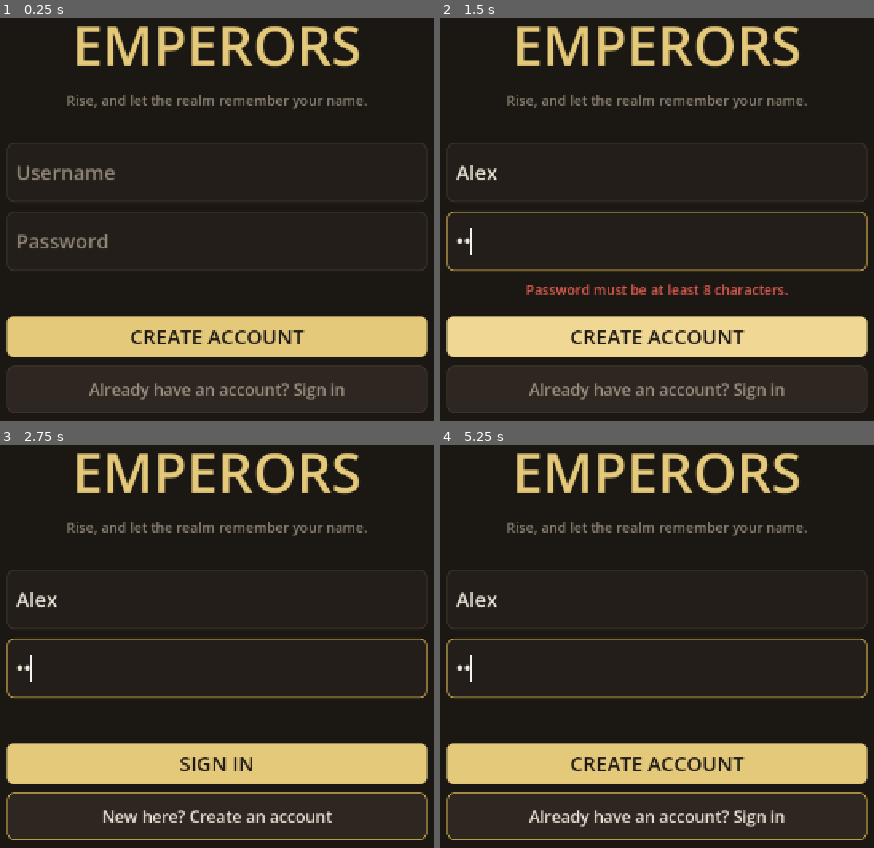
Above: before the commit, frames 1-4 (two rows, left to right).
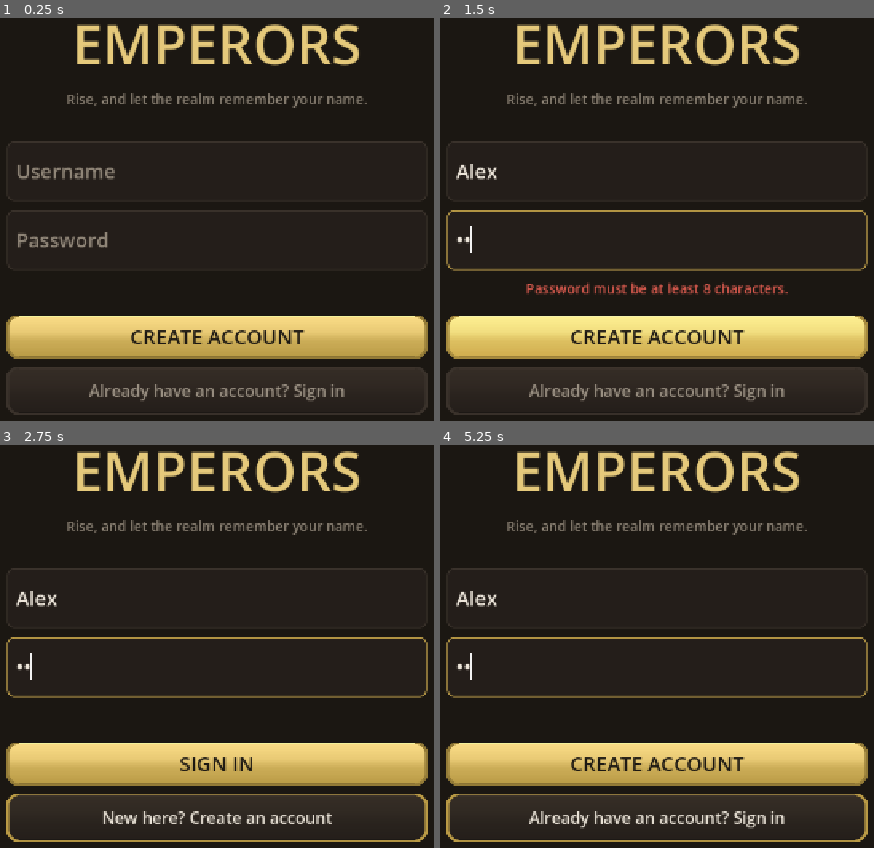
Above: after the commit, the same moments.

Repository: yigitkarabulut0/Emperors
Game: Godot game, scene res://scenes/auth/auth.tscn
Two runs of this game, one before a commit and one after it. Both use one fixed random seed, a clock stepped at 60 frames per second and the inputs below. This scene is started directly instead of the project's main scene.
Inputs (mouse positions are in pixels of both pictures, inside the frame that each line leads up to):
- Up to frame 1 (0.25 s): no input
- Up to frame 2 (1.5 s): click (657, 171) at 0.52 s; type "Alex" at 0.6 s; click (657, 239) at 0.75 s; type "12" at 0.83 s; click "CREATE ACCOUNT" at 1.25 s
- Up to frame 3 (2.75 s): click "Already have an account? Sign…" at 2 s
- Up to frame 4 (5.25 s): click "New here? Create an account" at 2.75 s; click "CREATE ACCOUNT" at 3.5 s; click "Already have an account? Sign…" at 4.25 s; click "New here? Create an account" at 5 s

The runs differ from the first frame. In frame 1, 10% of the frame differs, in the area x 1-99%, y 1-99%; in frame 2, 12%; in frame 3, 11%; in frame 4, 11%.

Commit message:
Lists follow your finger, and the UI is made of surfaces instead of outlines
The scrolling report was exact and the cause is worse than it looked. Godot's
ScrollContainer touch scrolling is gated behind
DisplayServer.is_touchscreen_available(), and the drag events it needs are
consumed by whatever is under the finger -- which in this game is always a
Button, because every list is a list of buttons. So the list only moved by
dragging the hairline scrollbar, which is not a gesture anyone uses.

The reason it survived: is_touchscreen_available() is FALSE on a Mac, so the
engine's implementation cannot be exercised here at all. I confirmed that by
instrumenting the container -- it receives every ScreenTouch and ScreenDrag
and ignores all of them. It was untestable from the machine it was written
on, which is exactly the class of bug that reaches a phone.

DragScroll now does it directly from _input(), which runs before the GUI and
therefore sees the drag whether or not a Button would have eaten it. One code
path for mouse and touch, so it can be tested with mouse events on a desktop:
the test drags a column of forty buttons and asserts the list moves, that the
drag does NOT press the row it started on, and that a plain tap still does.
It fails with the installer removed. Nine lists are wired up.

The other half: everything was a flat rectangle with a flat outline, because
StyleBoxFlat can only draw a flat colour. That reads as a wireframe, not as a
made object -- nothing suggested a button was a thing you press.

scripts/gen-ui-skin.py generates nine-slice surfaces with a vertical
gradient, a lit top edge and a shaded foot, from the palette, so the theme
stays one source of truth. Buttons, ghost buttons, danger buttons, cards and
rows all draw through them now, with a real pressed state.

Item tiers moved from an outline around the whole card to a stripe down its
leading edge. Seven differently outlined cards in a list look like a box of
highlighters; a stripe reads at a glance and leaves the card a consistent
surface. The tier name is still spelled out two lines below, so the "never
tier by colour alone" rule still holds.

Found while looking: a card you cannot afford is `disabled`, and neither
ItemCard nor EstateRow ever overrode the disabled stylebox -- so those fell
back to the engine default, which on this theme is nearly invisible. Half the
shop looked like it had no cards in it. Both have a sunken surface now.

Co-Authored-By: Claude Opus 5 (1M context) <noreply@anthropic.com>
Claude-Session: https://claude.ai/code/session_01HLR94mDLKAqcHBzz8u4yxV

Diff:
--- a/client/scenes/shell/item_chooser.gd
+++ b/client/scenes/shell/item_chooser.gd
@@ -57,6 +57,12 @@
 	var scroll := ScrollContainer.new()
 	scroll.size_flags_vertical = Control.SIZE_EXPAND_FILL
 	scroll.horizontal_scroll_mode = ScrollContainer.SCROLL_MODE_DISABLED
+
+	# Lists follow your finger. Godot's own touch scrolling is gated behind
+
+	# is_touchscreen_available() and is eaten by the buttons the list is made of.
+
+	DragScroll.install(scroll)
 	col.add_child(scroll)
 
 	_list = VBoxContainer.new()
--- a/client/scenes/tabs/attack.gd
+++ b/client/scenes/tabs/attack.gd
@@ -22,6 +22,12 @@
 	var scroll := ScrollContainer.new()
 	scroll.size_flags_vertical = Control.SIZE_EXPAND_FILL
 	scroll.horizontal_scroll_mode = ScrollContainer.SCROLL_MODE_DISABLED
+
+	# Lists follow your finger. Godot's own touch scrolling is gated behind
+
+	# is_touchscreen_available() and is eaten by the buttons the list is made of.
+
+	DragScroll.install(scroll)
 	add_child(scroll)
 
 	_list = VBoxContainer.new()
--- a/client/scenes/tabs/barracks.gd
+++ b/client/scenes/tabs/barracks.gd
@@ -37,6 +37,12 @@
 	var scroll := ScrollContainer.new()
 	scroll.size_flags_vertical = Control.SIZE_EXPAND_FILL
 	scroll.horizontal_scroll_mode = ScrollContainer.SCROLL_MODE_DISABLED
+
+	# Lists follow your finger. Godot's own touch scrolling is gated behind
+
+	# is_touchscreen_available() and is eaten by the buttons the list is made of.
+
+	DragScroll.install(scroll)
 	add_child(scroll)
 
 	_list = VBoxContainer.new()
--- a/client/scenes/tabs/collect.gd
+++ b/client/scenes/tabs/collect.gd
@@ -20,6 +20,12 @@
 	var scroll := ScrollContainer.new()
 	scroll.size_flags_vertical = Control.SIZE_EXPAND_FILL
 	scroll.horizontal_scroll_mode = ScrollContainer.SCROLL_MODE_DISABLED
+
+	# Lists follow your finger. Godot's own touch scrolling is gated behind
+
+	# is_touchscreen_available() and is eaten by the buttons the list is made of.
+
+	DragScroll.install(scroll)
 	add_child(scroll)
 
 	_list = VBoxContainer.new()
--- a/client/scenes/tabs/inventory.gd
+++ b/client/scenes/tabs/inventory.gd
@@ -18,6 +18,12 @@
 	var scroll := ScrollContainer.new()
 	scroll.size_flags_vertical = Control.SIZE_EXPAND_FILL
 	scroll.horizontal_scroll_mode = ScrollContainer.SCROLL_MODE_DISABLED
+
+	# Lists follow your finger. Godot's own touch scrolling is gated behind
+
+	# is_touchscreen_available() and is eaten by the buttons the list is made of.
+
+	DragScroll.install(scroll)
 	add_child(scroll)
 
 	_list = VBoxContainer.new()
--- a/client/scenes/tabs/keep.gd
+++ b/client/scenes/tabs/keep.gd
@@ -27,6 +27,9 @@
 	var scroll_all := ScrollContainer.new()
 	scroll_all.size_flags_vertical = Control.SIZE_EXPAND_FILL
 	scroll_all.horizontal_scroll_mode = ScrollContainer.SCROLL_MODE_DISABLED
+	# Lists follow your finger. Godot's own touch scrolling is gated behind
+	# is_touchscreen_available() and is eaten by the buttons the list is made of.
+	DragScroll.install(scroll_all)
 	add_child(scroll_all)
 	var stack := VBoxContainer.new()
 	stack.size_flags_horizontal = Control.SIZE_EXPAND_FILL
--- a/client/scenes/tabs/kingdom.gd
+++ b/client/scenes/tabs/kingdom.gd
@@ -36,6 +36,12 @@
 	var scroll := ScrollContainer.new()
 	scroll.size_flags_vertical = Control.SIZE_EXPAND_FILL
 	scroll.horizontal_scroll_mode = ScrollContainer.SCROLL_MODE_DISABLED
+
+	# Lists follow your finger. Godot's own touch scrolling is gated behind
+
+	# is_touchscreen_available() and is eaten by the buttons the list is made of.
+
+	DragScroll.install(scroll)
 	add_child(scroll)
 	_list = VBoxContainer.new()
 	_list.size_flags_horizontal = Control.SIZE_EXPAND_FILL
--- a/client/scenes/tabs/shop.gd
+++ b/client/scenes/tabs/shop.gd
@@ -53,6 +53,12 @@
 	var scroll := ScrollContainer.new()
 	scroll.size_flags_vertical = Control.SIZE_EXPAND_FILL
 	scroll.horizontal_scroll_mode = ScrollContainer.SCROLL_MODE_DISABLED
+
+	# Lists follow your finger. Godot's own touch scrolling is gated behind
+
+	# is_touchscreen_available() and is eaten by the buttons the list is made of.
+
+	DragScroll.install(scroll)
 	add_child(scroll)
 
 	_list = VBoxContainer.new()
--- a/client/scenes/tabs/territory.gd
+++ b/client/scenes/tabs/territory.gd
@@ -61,6 +61,12 @@
 	var scroll := ScrollContainer.new()
 	scroll.size_flags_vertical = Control.SIZE_EXPAND_FILL
 	scroll.horizontal_scroll_mode = ScrollContainer.SCROLL_MODE_DISABLED
+
+	# Lists follow your finger. Godot's own touch scrolling is gated behind
+
+	# is_touchscreen_available() and is eaten by the buttons the list is made of.
+
+	DragScroll.install(scroll)
 	add_child(scroll)
 	_list = VBoxContainer.new()
 	_list.size_flags_horizontal = Control.SIZE_EXPAND_FILL
--- /dev/null
+++ b/client/scripts/ui/drag_scroll.gd
@@ -0,0 +1,135 @@
+class_name DragScroll
+extends Node
+## Makes a ScrollContainer follow your finger, on every platform.
+##
+## Godot's own touch scrolling is gated behind
+## DisplayServer.is_touchscreen_available(), and the events it needs are consumed
+## by whatever is under the finger -- which in this game is always a Button,
+## because every list is a list of buttons. The result on a phone was a list that
+## only moved by dragging the hairline scrollbar at the right edge, which is not a
+## gesture anybody uses.
+##
+## So this does it directly, from _input(), which runs before the GUI and
+## therefore sees the drag whether or not a Button would have eaten it. The same
+## code path serves mouse and touch, which also means it can be tested on a
+## desktop rather than only discovered on a device.
+##
+## Attach with DragScroll.install(scroll_container).
+
+## How far the finger must travel before this is a scroll and not a tap. Below
+## it, taps must keep working exactly as they did.
+const THRESHOLD := 10.0
+
+## Flick inertia. Decays fast enough to feel controlled rather than slippery.
+const FRICTION := 6.0
+const MIN_VELOCITY := 8.0
+
+var _scroll: ScrollContainer
+var _pressed := false
+var _dragging := false
+var _start := Vector2.ZERO
+var _last := Vector2.ZERO
+var _velocity := 0.0
+
+
+static func install(scroll: ScrollContainer) -> DragScroll:
+	var d := DragScroll.new()
+	d._scroll = scroll
+	scroll.add_child(d)
+	return d
+
+
+func _ready() -> void:
+	set_process(true)
+
+
+func _position_of(event: InputEvent) -> Variant:
+	if event is InputEventScreenTouch:
+		return (event as InputEventScreenTouch).position
+	if event is InputEventScreenDrag:
+		return (event as InputEventScreenDrag).position
+	if event is InputEventMouseButton:
+		return (event as InputEventMouseButton).position
+	if event is InputEventMouseMotion:
+		return (event as InputEventMouseMotion).position
+	return null
+
+
+func _input(event: InputEvent) -> void:
+	if _scroll == null or not is_instance_valid(_scroll) or not _scroll.is_visible_in_tree():
+		return
+
+	var pos_v: Variant = _position_of(event)
+	if pos_v == null:
+		return
+	var pos: Vector2 = pos_v
+
+	# --- press ---------------------------------------------------------------
+	var press := false
+	var release := false
+	if event is InputEventScreenTouch:
+		press = (event as InputEventScreenTouch).pressed
+		release = not press
+	elif event is InputEventMouseButton:
+		var mb := event as InputEventMouseButton
+		if mb.button_index != MOUSE_BUTTON_LEFT:
+			return
+		press = mb.pressed
+		release = not press
+
+	if press:
+		if not _scroll.get_global_rect().has_point(pos):
+			return
+		# The scrollbar is its own gesture. Taking over here would move the list
+		# twice as fast as the thumb the player is holding.
+		var bar := _scroll.get_v_scroll_bar()
+		if bar != null and bar.visible and bar.get_global_rect().has_point(pos):
+			return
+		_pressed = true
+		_dragging = false
+		_start = pos
+		_last = pos
+		_velocity = 0.0
+		return
+
+	if release:
+		if _dragging:
+			# Swallow the release so the button under the finger does not fire.
+			# Without this, every flick also presses whatever it started on.
+			get_viewport().set_input_as_handled()
+		_pressed = false
+		_dragging = false
+		return
+
+	# --- movement ------------------------------------------------------------
+	if not _pressed:
+		return
+	var delta := pos - _last
+	_last = pos
+
+	if not _dragging:
+		if absf(pos.y - _start.y) < THRESHOLD:
+			return
+		_dragging = true
+
+	_apply(-delta.y)
+	_velocity = -delta.y / maxf(get_process_delta_time(), 0.0001)
+	get_viewport().set_input_as_handled()
+
+
+func _process(dt: float) -> void:
+	if _dragging or absf(_velocity) < MIN_VELOCITY:
+		return
+	if _scroll == null or not is_instance_valid(_scroll):
+		return
+	_apply(_velocity * dt)
+	_velocity = move_toward(_velocity, 0.0, absf(_velocity) * FRICTION * dt)
+
+
+func _apply(by: float) -> void:
+	var before := _scroll.scroll_vertical
+	_scroll.scroll_vertical = int(round(float(before) + by))
+	# Hitting either end kills the flick, so it does not keep trying to travel
+	# past a list that has already stopped.
+	if _scroll.scroll_vertical == before and absf(by) >= 1.0:
+		_velocity = 0.0
--- a/client/scripts/ui/estate_row.gd
+++ b/client/scripts/ui/estate_row.gd
@@ -120,13 +120,10 @@
 		_cost.text = UI.number(cost)
 		_cost.add_theme_color_override("font_color", Palette.GOLD if affordable else Palette.DANGER)
 
-	var border := Palette.GOLD_DEEP if selected else Color.TRANSPARENT
-	var bg := Palette.PANEL
-	if locked:
-		bg = Palette.BG
-	elif selected:
-		bg = Palette.PANEL_HIGH
-	add_theme_stylebox_override("normal", UI.panel_box(bg, border))
-	add_theme_stylebox_override("hover", UI.panel_box(Palette.PANEL_HIGH, border))
-	add_theme_stylebox_override("pressed", UI.panel_box(Palette.PANEL, border))
+	add_theme_stylebox_override("normal", UI.card_box(selected, locked))
+	add_theme_stylebox_override("hover", UI.card_box(true, locked))
+	add_theme_stylebox_override("pressed", UI.skin("ghost_press", Palette.PANEL, 14, 10))
+	# A locked or maxed row is disabled, and without its own box it would fall
+	# back to the engine default and vanish.
+	add_theme_stylebox_override("disabled", UI.card_box(false, true))
 	disabled = locked or maxed
--- a/client/scripts/ui/item_card.gd
+++ b/client/scripts/ui/item_card.gd
@@ -15,6 +15,7 @@
 var item: Dictionary
 
 var _icon: TextureRect
+var _stripe: ColorRect
 var _name: Label
 var _tier: Label
 var _stats: Label
@@ -28,11 +29,25 @@
 
 
 func _ready() -> void:
+	# The tier as a stripe down the leading edge instead of an outline round the
+	# whole card. An outline in seven different colours makes a list look like a
+	# box of highlighters; a stripe reads at a glance, leaves the card itself a
+	# consistent surface, and still is not the ONLY signal -- the tier name is
+	# spelled out two lines below it.
+	_stripe = ColorRect.new()
+	_stripe.mouse_filter = Control.MOUSE_FILTER_IGNORE
+	_stripe.anchor_bottom = 1.0
+	_stripe.offset_left = 6
+	_stripe.offset_top = 10
+	_stripe.offset_right = 12
+	_stripe.offset_bottom = -10
+	add_child(_stripe)
+
 	var margin := MarginContainer.new()
 	margin.mouse_filter = Control.MOUSE_FILTER_IGNORE
 	margin.set_anchors_preset(Control.PRESET_FULL_RECT)
-	for side in ["left", "right"]:
-		margin.add_theme_constant_override("margin_" + side, 10)
+	margin.add_theme_constant_override("margin_left", 22)
+	margin.add_theme_constant_override("margin_right", 10)
 	add_child(margin)
 
 	var row := HBoxContainer.new()
@@ -87,13 +102,15 @@
 		parts.append("SPD %d" % int(item.get("speed", 0)))
 	_stats.text = "   ".join(parts)
 
-	var border := colour
-	var bg := Palette.PANEL
-	if bool(item.get("equipped", false)):
-		bg = Palette.PANEL_HIGH
-	add_theme_stylebox_override("normal", UI.panel_box(bg, border))
-	add_theme_stylebox_override("hover", UI.panel_box(Palette.PANEL_HIGH, border))
-	add_theme_stylebox_override("pressed", UI.panel_box(Palette.PANEL, border))
+	_stripe.color = colour
+	var equipped := bool(item.get("equipped", false))
+	add_theme_stylebox_override("normal", UI.card_box(equipped))
+	add_theme_stylebox_override("hover", UI.card_box(true))
+	add_theme_stylebox_override("pressed", UI.skin("ghost_press", Palette.PANEL, 14, 10))
+	# Without this a card you cannot afford falls back to the engine's default
+	# disabled box, which on this theme is very nearly invisible -- so the
+	# expensive half of the shop looked like it had no cards at all.
+	add_theme_stylebox_override("disabled", UI.card_box(false, true))
 
 
 ## Sets the right-hand text — a price in the shop, a sell value in the armory.
--- a/client/scripts/ui/ui.gd
+++ b/client/scripts/ui/ui.gd
@@ -54,6 +54,56 @@
 const GUTTER := 24
 
 
+## Nine-slice margin. The source art is 96 square with a 20-unit corner radius,
+## so 28 keeps the whole rounded corner inside the fixed part of the slice.
+const SKIN_SLICE := 28
+
+static var _skins: Dictionary = {}
+
+
+## One of the generated surfaces from scripts/gen-ui-skin.py.
+##
+## StyleBoxFlat can only draw a flat colour, which is why every panel and button
+## in this game used to read as a wireframe rather than a made object. These carry
+## a vertical gradient, a lit top edge and a shaded foot, so the same StyleBox
+## machinery draws surfaces that catch light.
+##
+## Falls back to a flat box when the art is missing, so a build without the skin
+## still renders rather than crashing.
+static func skin(name: String, fallback: Color, pad_h: int = 16, pad_v: int = 12) -> StyleBox:
+	var key := "%s|%d|%d" % [name, pad_h, pad_v]
+	if _skins.has(key):
+		return _skins[key]
+
+	# Fetched through the tree rather than by name: UI is a static helper, and a
+	# static function cannot resolve an autoload at compile time.
+	var tex: Texture2D = null
+	var loop := Engine.get_main_loop()
+	if loop is SceneTree:
+		var registry: Node = (loop as SceneTree).root.get_node_or_null("/root/ArtRegistry")
+		if registry != null:
+			tex = registry.call("ui_icon", "skin/" + name)
+	if tex == null:
+		var flat := panel_box(fallback)
+		flat.content_margin_left = pad_h
+		flat.content_margin_right = pad_h
+		flat.content_margin_top = pad_v
+		flat.content_margin_bottom = pad_v
+		_skins[key] = flat
+		return flat
+
+	var s := StyleBoxTexture.new()
+	s.texture = tex
+	for side in ["left", "top", "right", "bottom"]:
+		s.set("texture_margin_" + side, SKIN_SLICE)
+	s.content_margin_left = pad_h
+	s.content_margin_right = pad_h
+	s.content_margin_top = pad_v
+	s.content_margin_bottom = pad_v
+	_skins[key] = s
+	return s
+
+
 static func panel_box(bg: Color, border: Color = Color.TRANSPARENT, radius: int = 10) -> StyleBoxFlat:
 	var s := StyleBoxFlat.new()
 	s.bg_color = bg
@@ -70,6 +120,17 @@
 
 ## A panel box with tight padding, for the small stamped things -- a level badge,
 ## a currency chip -- where panel_box's 14/10 content margin is most of the width.
+## The surface for a row or card that can be selected.
+##
+## Selected reads as a lit panel with a gold edge rather than a different colour,
+## and locked as a sunk one -- both of which say "this is the same kind of thing,
+## in a different state", which a flat colour swap does not.
+static func card_box(selected: bool = false, locked: bool = false) -> StyleBox:
+	if locked:
+		return skin("panel_sunk", Palette.BG, 14, 10)
+	return skin("panel_gold" if selected else "panel", Palette.PANEL, 14, 10)
+
+
 static func chip_box(bg: Color, border: Color = Color.TRANSPARENT, radius: int = 12) -> StyleBoxFlat:
 	var s := panel_box(bg, border, radius)
 	s.content_margin_left = 10
@@ -100,10 +161,10 @@
 	b.add_theme_color_override("font_hover_color", Palette.BG)
 	b.add_theme_color_override("font_pressed_color", Palette.BG)
 	b.add_theme_color_override("font_disabled_color", Palette.TEXT_FAINT)
-	b.add_theme_stylebox_override("normal", panel_box(Palette.GOLD))
-	b.add_theme_stylebox_override("hover", panel_box(Color("#F0D793")))
-	b.add_theme_stylebox_override("pressed", panel_box(Palette.GOLD_DEEP))
-	b.add_theme_stylebox_override("disabled", panel_box(Palette.PANEL_HIGH))
+	b.add_theme_stylebox_override("normal", skin("gold", Palette.GOLD))
+	b.add_theme_stylebox_override("hover", skin("gold_hover", Color("#F0D793")))
+	b.add_theme_stylebox_override("pressed", skin("gold_press", Palette.GOLD_DEEP))
+	b.add_theme_stylebox_override("disabled", skin("disabled", Palette.PANEL_HIGH))
 	b.focus_mode = Control.FOCUS_NONE
 	return b
 
@@ -112,9 +173,9 @@
 ## danger colour, so "sell this" and "buy this" never look like the same tap.
 static func danger_button(text: String, size: int = F_H2) -> Button:
 	var b := button(text, size)
-	b.add_theme_stylebox_override("normal", panel_box(Palette.DANGER))
-	b.add_theme_stylebox_override("hover", panel_box(Color("#E4726A")))
-	b.add_theme_stylebox_override("pressed", panel_box(Color("#B2483E")))
+	b.add_theme_stylebox_override("normal", skin("danger", Palette.DANGER))
+	b.add_theme_stylebox_override("hover", skin("danger", Color("#E4726A")))
+	b.add_theme_stylebox_override("pressed", skin("danger_press", Color("#B2483E")))
 	b.add_theme_color_override("font_color", Palette.TEXT)
 	b.add_theme_color_override("font_hover_color", Palette.TEXT)
 	b.add_theme_color_override("font_pressed_color", Palette.TEXT)
@@ -130,10 +191,10 @@
 	b.add_theme_color_override("font_hover_color", Palette.TEXT)
 	# A visible edge, because a fully transparent "button" sitting on a card reads
 	# as a caption and nobody taps it.
-	b.add_theme_stylebox_override("normal", panel_box(Palette.PANEL_HIGH, Palette.LINE))
-	b.add_theme_stylebox_override("hover", panel_box(Palette.PANEL_HIGH, Palette.GOLD_DEEP))
-	b.add_theme_stylebox_override("pressed", panel_box(Palette.PANEL, Palette.GOLD))
-	b.add_theme_stylebox_override("disabled", panel_box(Palette.BG, Palette.LINE))
+	b.add_theme_stylebox_override("normal", skin("ghost", Palette.PANEL_HIGH))
+	b.add_theme_stylebox_override("hover", skin("panel_gold", Palette.PANEL_HIGH))
+	b.add_theme_stylebox_override("pressed", skin("ghost_press", Palette.PANEL))
+	b.add_theme_stylebox_override("disabled", skin("disabled", Palette.BG))
 	b.add_theme_color_override("font_disabled_color", Palette.TEXT_FAINT)
 	b.focus_mode = Control.FOCUS_NONE
 	return b
--- /dev/null
+++ b/client/tests/touch_scroll.gd
@@ -0,0 +1,123 @@
+extends SceneTree
+## A list must follow your finger, not only its scrollbar.
+##
+## The reported failure: on the Jobs page the list only moved by dragging the
+## hairline bar at the right edge. Every row in that list is a Button, and
+## Godot's own touch scrolling is BOTH eaten by the button under the finger AND
+## gated behind DisplayServer.is_touchscreen_available() -- which is false on a
+## desktop, so the engine's implementation cannot even be exercised here. That is
+## why this went unnoticed: it is untestable from the machine it was written on.
+##
+## DragScroll replaces it from _input(), which runs before the GUI and so sees the
+## drag regardless. Driven here with MOUSE events, because those work on a desktop
+## and take the identical code path.
+##
+## Run WINDOWED. Headless Godot routes no input at all.
+
+var _scroll: ScrollContainer
+var _rows: VBoxContainer
+var _clicks := 0
+
+
+func _fail(msg: String) -> void:
+	print("FAIL  ", msg)
+	quit(1)
+
+
+func _initialize() -> void:
+	_run()
+
+
+func _run() -> void:
+	await process_frame
+	await process_frame
+
+	var host := Control.new()
+	host.set_anchors_preset(Control.PRESET_FULL_RECT)
+	root.add_child(host)
+
+	_scroll = ScrollContainer.new()
+	_scroll.set_anchors_preset(Control.PRESET_FULL_RECT)
+	_scroll.horizontal_scroll_mode = ScrollContainer.SCROLL_MODE_DISABLED
+	host.add_child(_scroll)
+	DragScroll.install(_scroll)
+
+	_rows = VBoxContainer.new()
+	_rows.size_flags_horizontal = Control.SIZE_EXPAND_FILL
+	_scroll.add_child(_rows)
+
+	# The shape that actually failed: a tall column of Buttons, like a jobs list.
+	# A column of Labels would scroll and prove nothing.
+	for i in 40:
+		var b := Button.new()
+		b.text = "row %d" % i
+		b.custom_minimum_size = Vector2(0, 104)
+		b.pressed.connect(func() -> void: _clicks += 1)
+		_rows.add_child(b)
+
+	for i in 6:
+		await process_frame
+
+	# --- a drag scrolls, and does not click ---------------------------------
+	_clicks = 0
+	var before := _scroll.scroll_vertical
+	await _gesture(-40.0, 10)
+	var after := _scroll.scroll_vertical
+	if after <= before:
+		_fail("dragging the list did not move it (%d -> %d); only the scrollbar works"
+			% [before, after])
+		return
+	if _clicks > 0:
+		_fail("the drag also pressed %d row(s): a flick must not be a tap" % _clicks)
+		return
+
+	# --- a drag the other way goes back -------------------------------------
+	var mid := _scroll.scroll_vertical
+	await _gesture(40.0, 10)
+	if _scroll.scroll_vertical >= mid:
+		_fail("dragging back down did not move the list (%d -> %d)"
+			% [mid, _scroll.scroll_vertical])
+		return
+
+	# --- and a tap is still a tap -------------------------------------------
+	_clicks = 0
+	await _gesture(0.0, 0)
+	if _clicks == 0:
+		_fail("a plain tap no longer presses the row under it")
+		return
+
+	print("PASS  drag scrolls %d units, does not click; a tap still clicks"
+		% (after - before))
+	quit(0)
+
+
+## One press, `steps` moves of `dy` each, one release.
+func _gesture(dy: float, steps: int) -> void:
+	var at := root.get_visible_rect().size * 0.5
+	var down := InputEventMouseButton.new()
+	down.button_index = MOUSE_BUTTON_LEFT
+	down.pressed = true
+	down.position = at
+	down.global_position = at
+	Input.parse_input_event(down)
+	await process_frame
+
+	var y := at.y
+	for i in steps:
+		y += dy
+		var mm := InputEventMouseMotion.new()
+		mm.position = Vector2(at.x, y)
+		mm.global_position = mm.position
+		mm.relative = Vector2(0, dy)
+		mm.button_mask = MOUSE_BUTTON_MASK_LEFT
+		Input.parse_input_event(mm)
+		await process_frame
+
+	var up := InputEventMouseButton.new()
+	up.button_index = MOUSE_BUTTON_LEFT
+	up.pressed = false
+	up.position = Vector2(at.x, y)
+	up.global_position = up.position
+	Input.parse_input_event(up)
+	for i in 3:
+		await process_frame
Binary file added: client/assets/ui/skin/danger.png
Not shown, added: client/assets/ui/skin/danger.png.import
Binary file added: client/assets/ui/skin/danger_press.png
Not shown, added: client/assets/ui/skin/danger_press.png.import
Binary file added: client/assets/ui/skin/disabled.png
Not shown, added: client/assets/ui/skin/disabled.png.import
Binary file added: client/assets/ui/skin/ghost.png
Not shown, added: client/assets/ui/skin/ghost.png.import
Binary file added: client/assets/ui/skin/ghost_press.png
Not shown, added: client/assets/ui/skin/ghost_press.png.import
Binary file added: client/assets/ui/skin/gold.png
Not shown, added: client/assets/ui/skin/gold.png.import
(and 19 more such lines)
